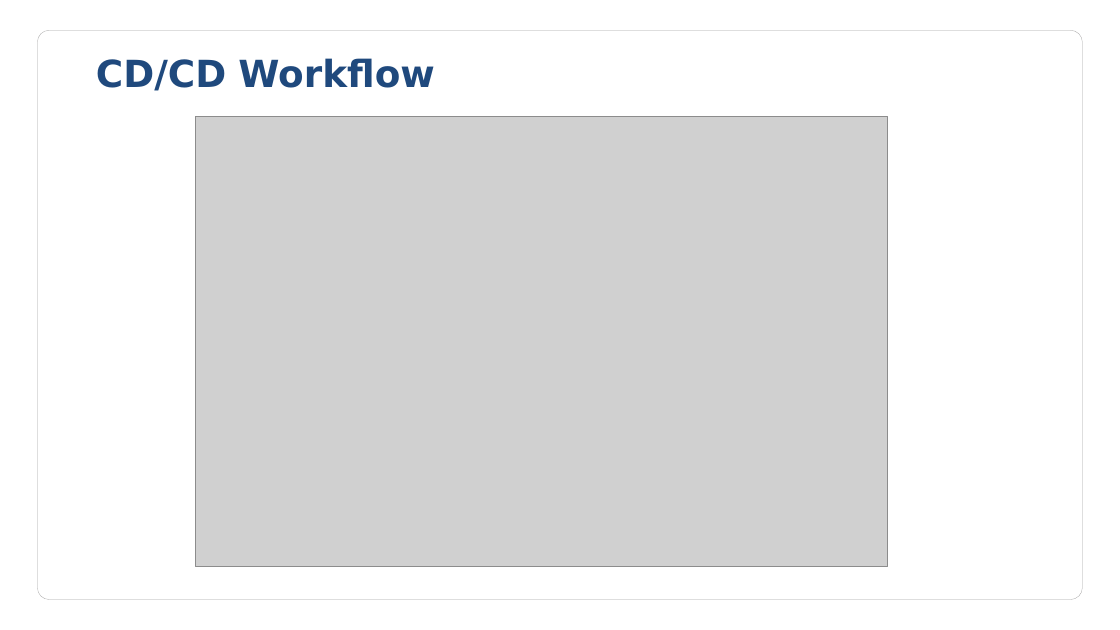
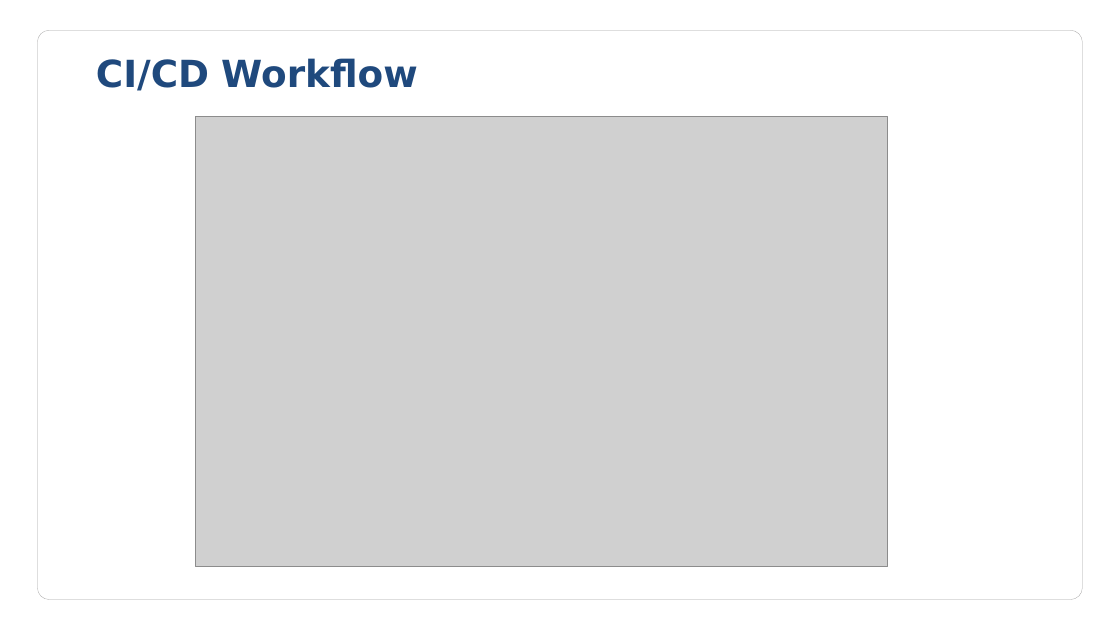
Before and after one commit to MahadevRane/Documents, a slide deck: slide 6 of CI-CD for Care Rating Projects.pptx. Drawn at 1120x630 pixels with LibreOffice and Linux fonts; fonts in the diff are those of the drawing; grey boxes stand for pictures; background and template pictures are left out. Boxes give left, top, right and bottom in pixels: in the first picture for what was removed or moved away, otherwise in the second. Text is boxed around its words. In the diff, an @@ line names an element or a change of style, - is before the commit and + after.

```diff
--- a/CI-CD for Care Rating Projects.pptx
+++ b/CI-CD for Care Rating Projects.pptx
@@ title at [96,58,418,91]: text changed @@
-CD/CD Workflow
+CI/CD Workflow
```
Also in this commit, not shown: 1 other file.
